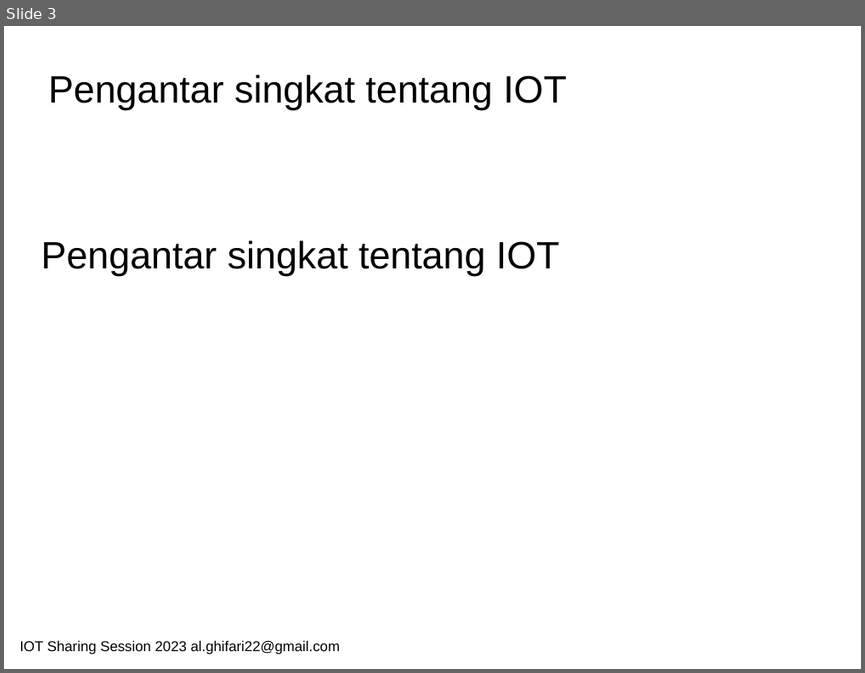
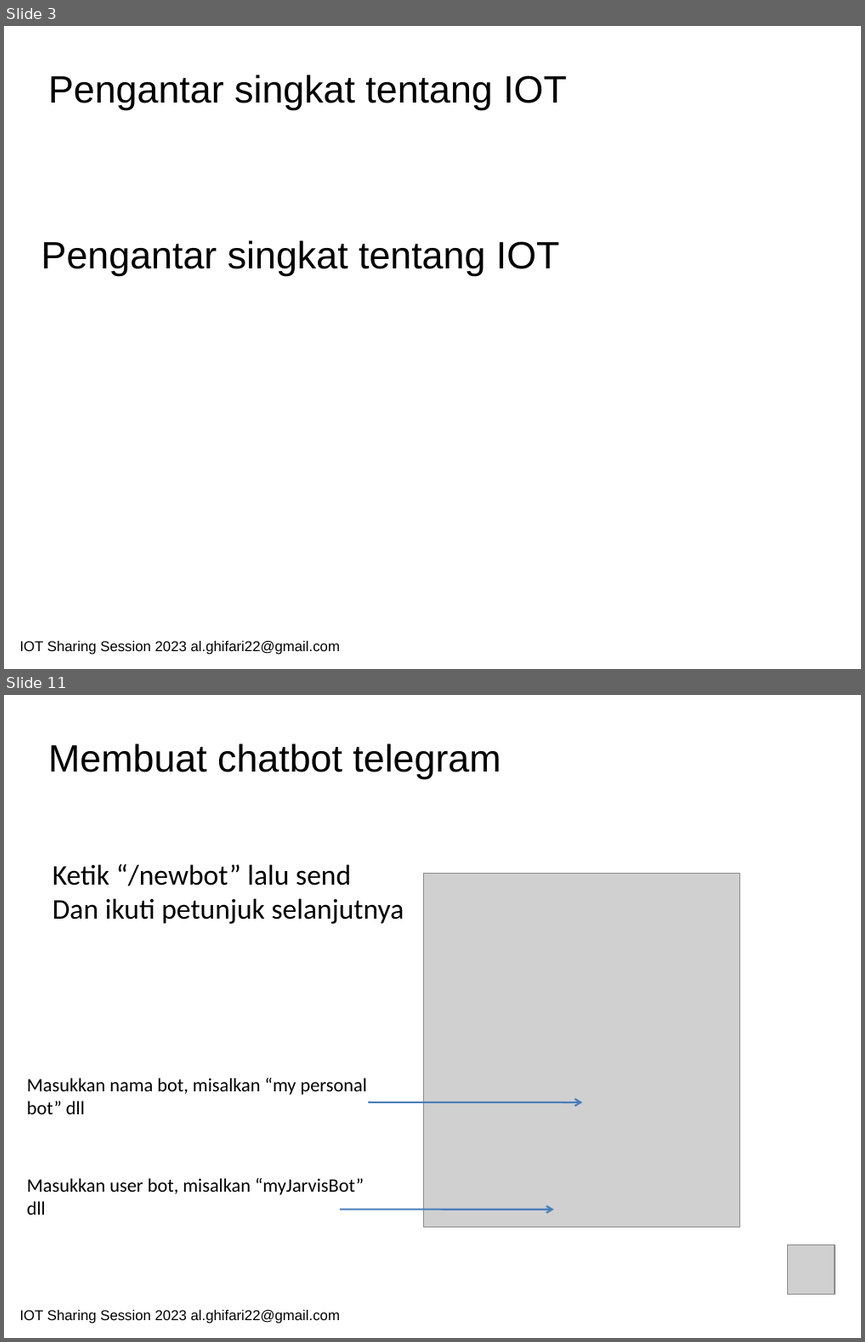
Before and after one commit to bangjii/IOT-Sharing-Telegram-Chatbot, a slide deck: IOT Sharing Session 2023 - Hudzaifah.pptx. Shown one above the other, each under a label of ours: slide 3 before the commit, slides 3 and 11 after it; the slides between them are not shown. The pictures are 865x673 and 865x1342 pixels, drawn with LibreOffice and Linux fonts; fonts in the diff are those of the drawing; grey boxes stand for pictures. Boxes give left, top, right and bottom in pixels: in the first picture for what was removed or moved away, otherwise in the second. Text is boxed around its words. In the diff, an @@ line names an element or a change of style, - is before the commit and + after.

```diff
--- a/IOT Sharing Session 2023 - Hudzaifah.pptx
+++ b/IOT Sharing Session 2023 - Hudzaifah.pptx
@@ slide 11 added at box(4, 695, 861, 1338), background #FFFFFF @@
@@ text added at box(48, 743, 500, 779), 32 pt, text #000000 @@
+Membuat chatbot telegram
@@ text added at box(52, 864, 404, 924), 24 pt, text #000000 @@
+Ketik “/newbot” lalu send
+Dan ikuti petunjuk selanjutnya
@@ picture added at box(424, 873, 740, 1227) @@
@@ text added at box(27, 1077, 367, 1114), 16 pt, text #000000 @@
+Masukkan nama bot, misalkan “my personal bot” dll
@@ arrow added from (368, 1102) to (582, 1102), #4B7EBC 1.5 pt @@
@@ text added at box(27, 1178, 364, 1214), 16 pt, text #000000 @@
+Masukkan user bot, misalkan “myJarvisBot” dll
@@ arrow added from (340, 1209) to (554, 1209), #4B7EBC 1.5 pt @@
@@ picture added at box(787, 1245, 834, 1294) @@
@@ text added at box(20, 1310, 340, 1323), 12 pt, text #000000 @@
+IOT Sharing Session 2023 al.ghifari22@gmail.com
```
Also in this commit, not shown: 4 slides changed, 9 other slides added, 1 slide removed.
